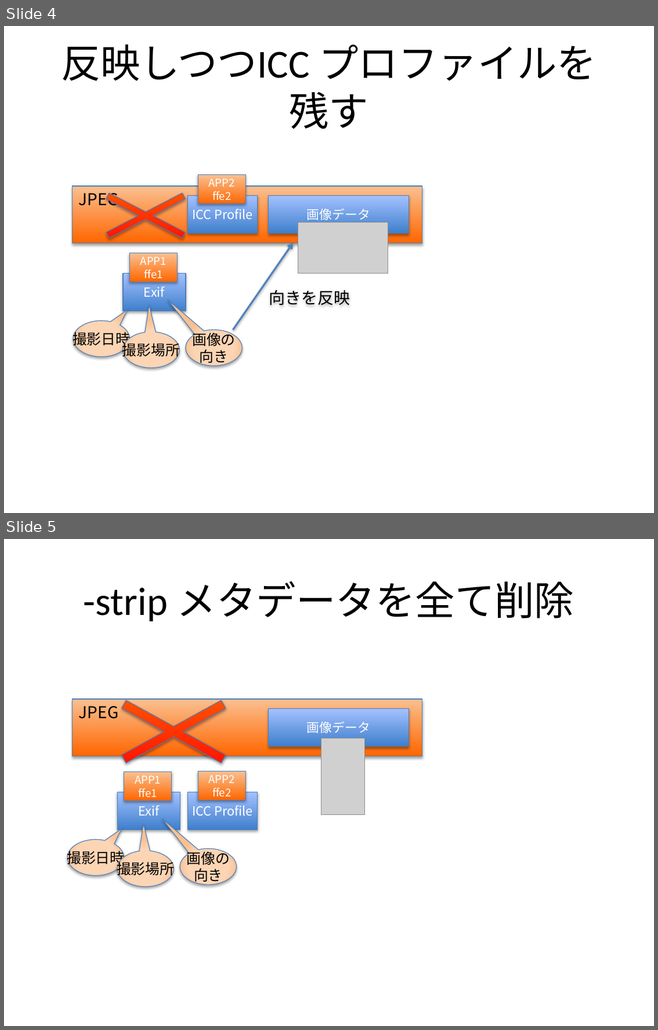
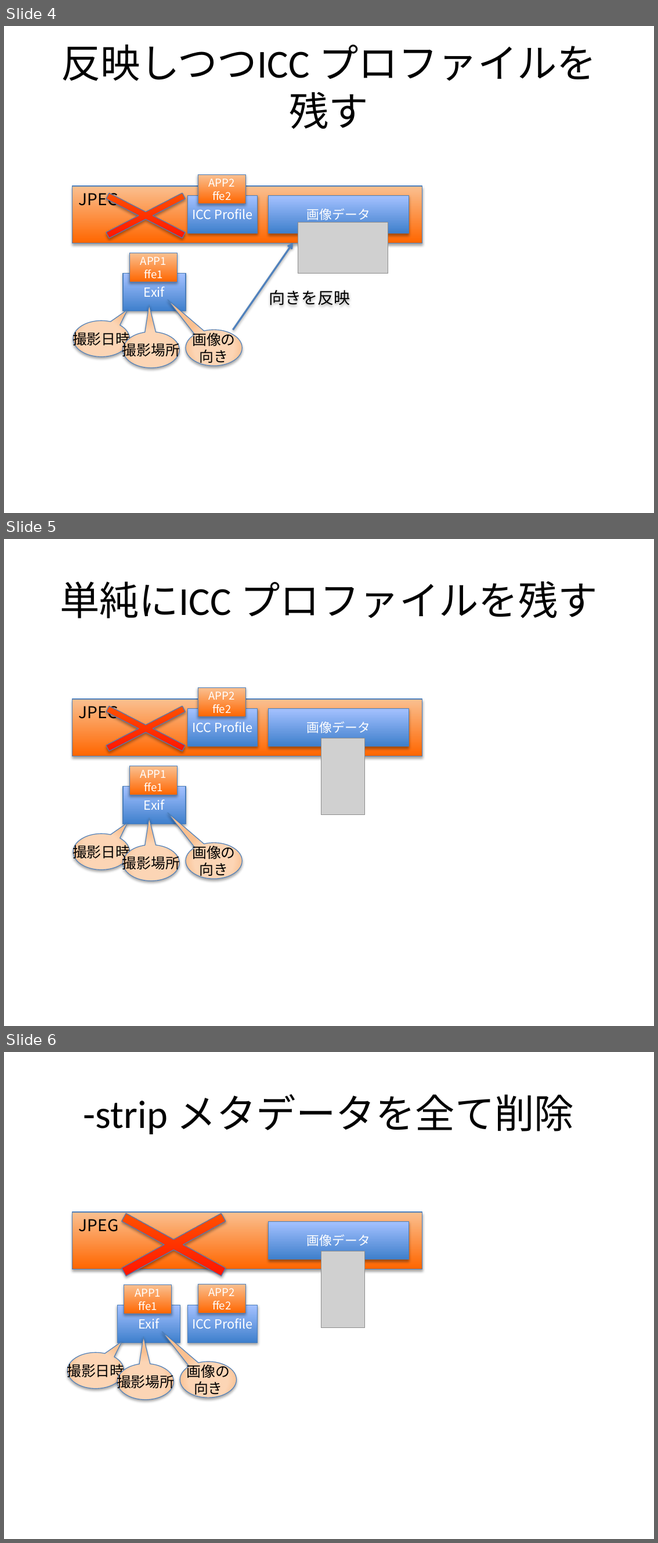
Before and after one commit to awmlabs/blog.awm.jp, a slide deck: content/2017/06/11/imicc.pptx. Shown one above the other, each under a label of ours: slides 4 and 5 before the commit, slides 4, 5 and 6 after it. The pictures are 658x1030 and 658x1543 pixels, drawn with LibreOffice and Linux fonts; fonts in the diff are those of the drawing; grey boxes stand for pictures. Boxes give left, top, right and bottom in pixels: in the first picture for what was removed or moved away, otherwise in the second. Text is boxed around its words. In the diff, an @@ line names an element or a change of style, - is before the commit and + after.

```diff
--- a/content/2017/06/11/imicc.pptx
+++ b/content/2017/06/11/imicc.pptx
@@ slide 5 added at (4, 539, 654, 1026), background #FFFFFF @@
@@ title added at (60, 581, 597, 618), 44 pt, text #000000 @@
+単純にICC プロファイルを残す
@@ cross added at (72, 691, 219, 767), fill gradient #FF0000 to #FF6600, outline #4B7EBC 0.75 pt @@
@@ rectangle added at (198, 687, 245, 717), fill gradient #FF6600 to #FAC090, outline #4B7EBC 0.75 pt, 12 pt, text #FFFFFF @@
+APP2
+ffe2
@@ rectangle added at (72, 699, 422, 756), fill gradient #FF6600 to #FAC090, outline #4B7EBC 0.75 pt, 18 pt, text #000000 @@
+JPEG
@@ rectangle added at (188, 708, 257, 746), fill gradient #3F80CE to #A4C4FF, outline #4B7EBC 0.75 pt, 14 pt, text #FFFFFF @@
+ICC Profile
@@ rectangle added at (268, 708, 409, 746), fill gradient #3F80CE to #A4C4FF, outline #4B7EBC 0.75 pt, 14 pt, text #FFFFFF @@
+画像データ
@@ picture added at (321, 739, 365, 815) @@
@@ rectangle added at (129, 766, 177, 795), fill gradient #FF6600 to #FAC090, outline #4B7EBC 0.75 pt, 12 pt, text #FFFFFF @@
+APP1
+ffe1
@@ rectangle added at (123, 787, 185, 824), fill gradient #3F80CE to #A4C4FF, outline #4B7EBC 0.75 pt, 14 pt, text #FFFFFF @@
+Exif
@@ speech bubble added at (73, 834, 129, 870), fill gradient #FCD5B5 to #FAC090, outline #4B7EBC 0.75 pt, 16 pt, text #000000 @@
+撮影日時
@@ speech bubble added at (123, 845, 179, 881), fill gradient #FCD5B5 to #FAC090, outline #4B7EBC 0.75 pt, 16 pt, text #000000 @@
+撮影場所
@@ speech bubble added at (185, 843, 242, 879), fill gradient #FCD5B5 to #FAC090, outline #4B7EBC 0.75 pt, 16 pt, text #000000 @@
+画像の
+向き
@@ what was slide 5 is now slide 6 @@
```
Also in this commit, not shown: 3 other files.
